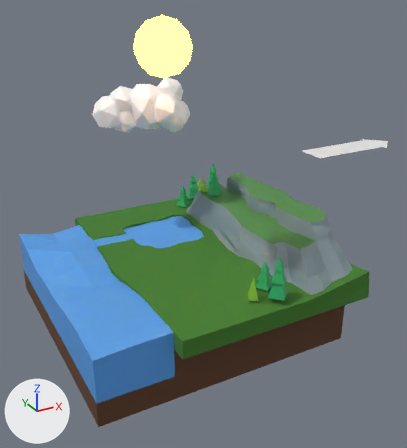
An edit to the glTF model models/water_cycle_model.glb, drawn before and after from the same camera.
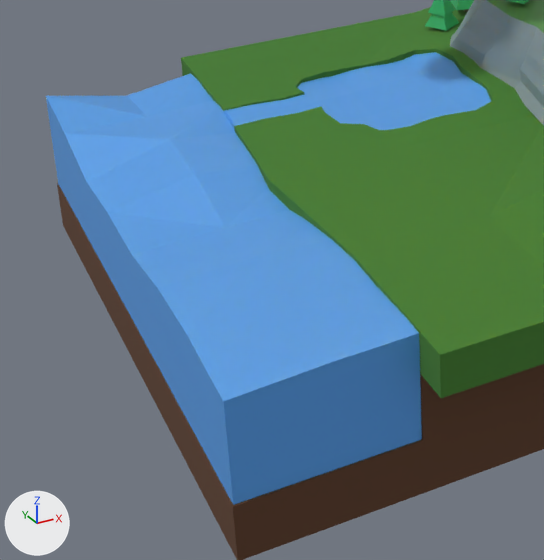
The first picture shows the older version from a 50 mm camera at (-5.25, -11.24, 7.26) aimed at (0.85, -0.15, 1.72). The close-ups show both versions on the part from 0% to 55% of the width and 43% to 95% of the height of that picture; other places that the commit changed are outside them. The axes (+X, +Y, +Z) are drawn at lower left. The lights are the same throughout. Where no turn or scale is listed for an object, it has been applied to the vertices.

Script lines for the objects in view, before the commit:
```python
me_cube = bpy.data.meshes.new('Cube')
me_cube.from_pydata(...)  # 181 vertices, 354 faces; spans x -1.0..1.12, y -1.12..1.12, z -2.18..1.0
# faces by material slot: [76, 278]
me_cube.materials.append(mat_material)  # brown #5c3c28
me_cube.materials.append(mat_material_001)  # dark green #417a2d
me_cube_002 = bpy.data.meshes.new('Cube.002')
me_cube_002.from_pydata(...)  # 48 vertices, 92 faces; spans x -1.0..1.0, y -1.0..1.0, z -1.25..1.09
me_cube_002.materials.append(mat_material_002)  # blue #539de7
me_plane_004 = bpy.data.meshes.new('Plane.004')
me_plane_004.from_pydata(...)  # 41 vertices, 39 faces; spans x -4.65..2.46, y -1.36..1.36, z 0.0
ob_arrow_002 = bpy.data.objects.new('Arrow.002', me_plane_004)
ob_arrow_002.parent = ob_beziercircle
ob_arrow_002.location = (2.171, 0.158, -0.0111)
ob_arrow_002.rotation_euler = (1.571, 0.0, 0.0)  # degrees (90, 0, 0)
ob_arrow_002.scale = (0.141, 0.141, 0.141)
ob_base = bpy.data.objects.new('Base', me_cube)
ob_base.location = (0.0, 0.0, 0.0)
ob_base.rotation_euler = (0.0, 0.0, 3.142)  # degrees (0, 0, 180)
ob_base.scale = (-3.0, -3.0, -0.603)
ob_sea = bpy.data.objects.new('Sea', me_cube_002)
ob_sea.location = (-2.02, 0.0, 0.29)
ob_sea.scale = (0.97, 2.98, 0.682)
# also in view: 'Cube.001' at (1.65, 2.54, 1.4); 'Lake' at (-0.03, 1.27, 1.02); 'Mountain' at (2.31, -0.5, 1.66)
```
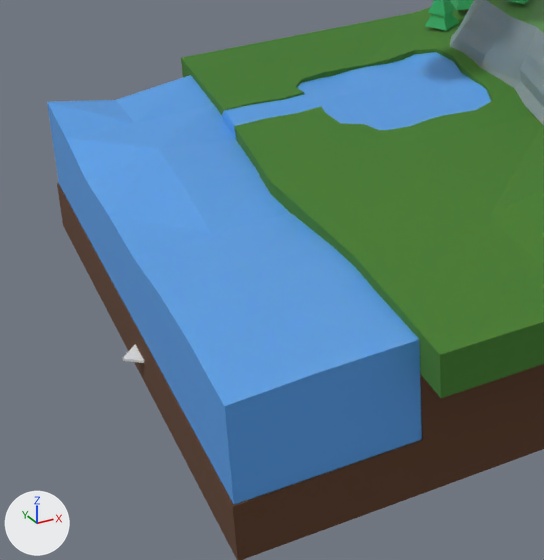
Where the change shows, as pixel boxes (x1, y1, x2, y2) in the close-ups (544 x 560 px):
'Sea', moved, rescaled
    before: (46, 73, 422, 505)
    after: (47, 75, 422, 505)
'Arrow.002', moved, turned, rescaled (not visible before)
    after: (123, 344, 144, 363)

What changed in the scene script:
```text
Change ob_sea:
    ob_sea.location: (-2.02, 0.0, 0.29) -> (-2.16, 0.0, 0.41)
    ob_sea.scale: (0.97, 2.98, 0.682) -> (0.82, 2.98, 0.505)
Change ob_arrow_002:
    remove ob_arrow_002.parent = ob_beziercircle
    ob_arrow_002.location: (2.171, 0.158, -0.0111) -> (-2.051, -0.302, -0.236)
    ob_arrow_002.rotation_euler: (1.571, 0.0, 0.0) -> (0.0, 0.0621, 3.142)  # degrees (90, 0, 0) -> degrees (0, 3.6, 180)
    ob_arrow_002.scale: (0.141, 0.141, 0.141) -> (0.454, 0.454, 0.454)
```
